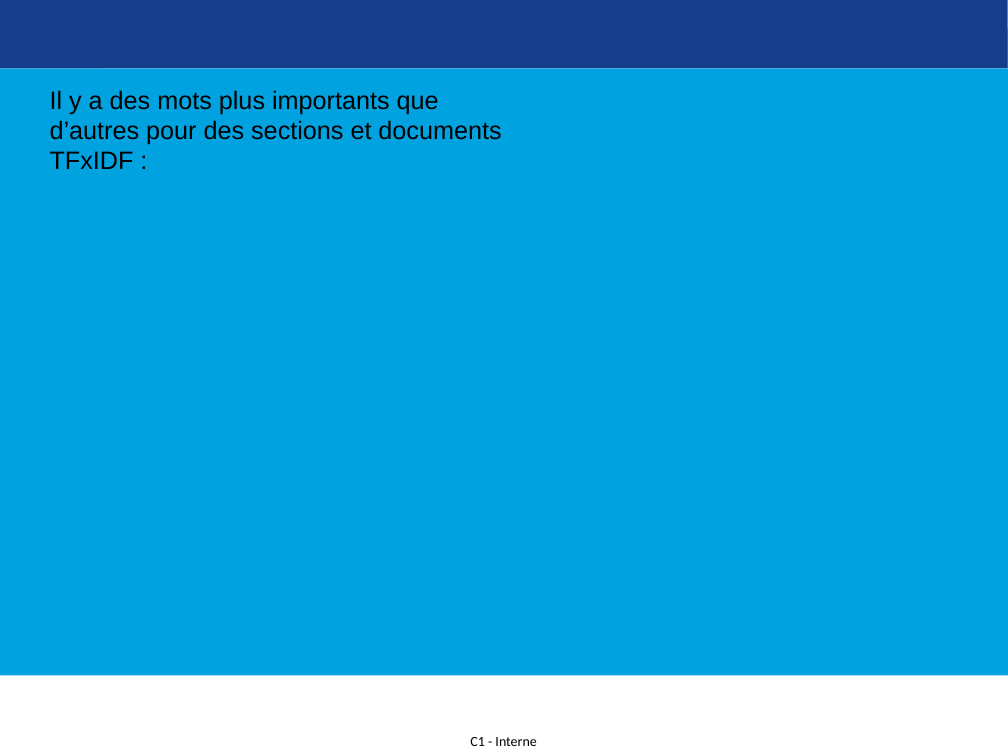
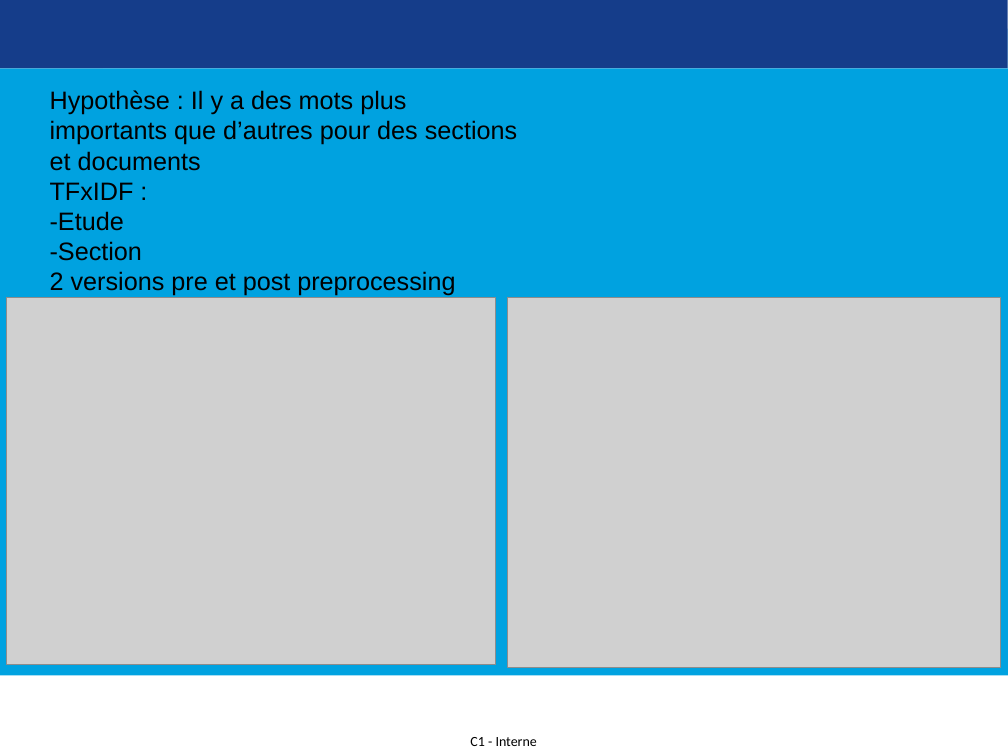
Before and after one commit to LorisDematini/rct_rag, a slide deck: slide 20 of presentationVendredi.pptx. Drawn at 1008x756 pixels with LibreOffice and Linux fonts; fonts in the diff are those of the drawing; grey boxes stand for pictures; background and template pictures are left out. Boxes give left, top, right and bottom in pixels: in the first picture for what was removed or moved away, otherwise in the second. Text is boxed around its words. In the diff, an @@ line names an element or a change of style, - is before the commit and + after.

```diff
--- a/presentationVendredi.pptx
+++ b/presentationVendredi.pptx
@@ text at bbox=[50, 90, 517, 296]: text changed @@
-Il y a des mots plus importants que d’autres pour des sections et documents TFxIDF :
+Hypothèse : Il y a des mots plus importants que d’autres pour des sections et documents
+TFxIDF :
+-Etude
+-Section
+2 versions pre et post preprocessing
@@ picture added at bbox=[7, 297, 496, 664] @@
@@ picture added at bbox=[508, 297, 1001, 667] @@
```
Also in this commit, not shown: 2 other slides changed, 2 slides added, 1 slide removed, 22 other files.
